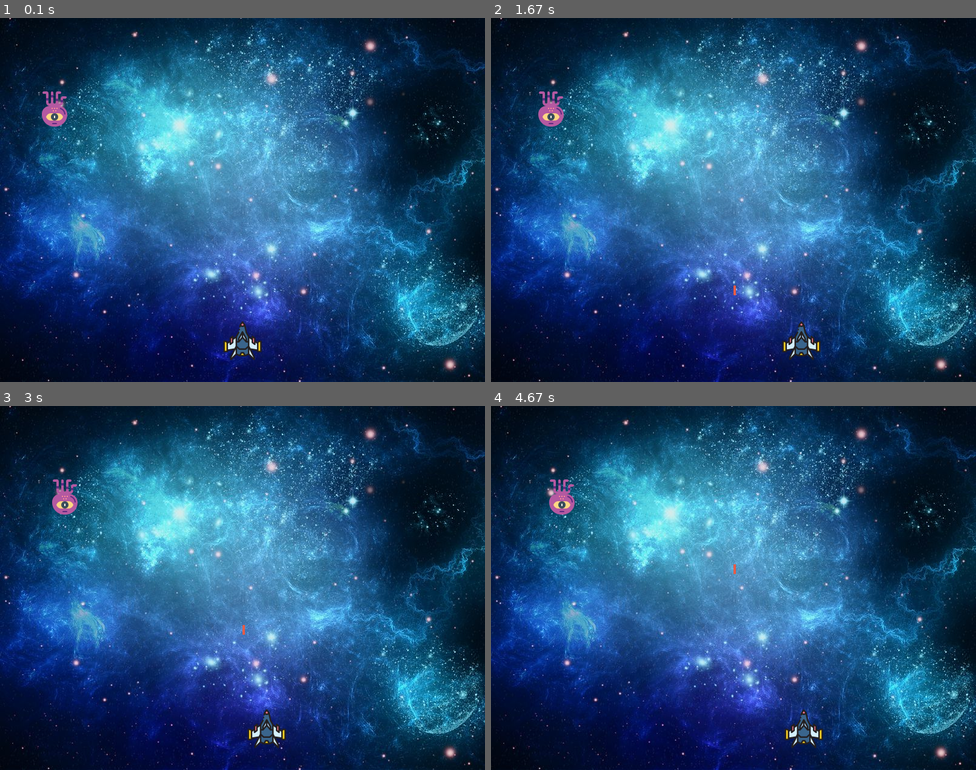
Above: before the commit, frames 1-4 (two rows, left to right).
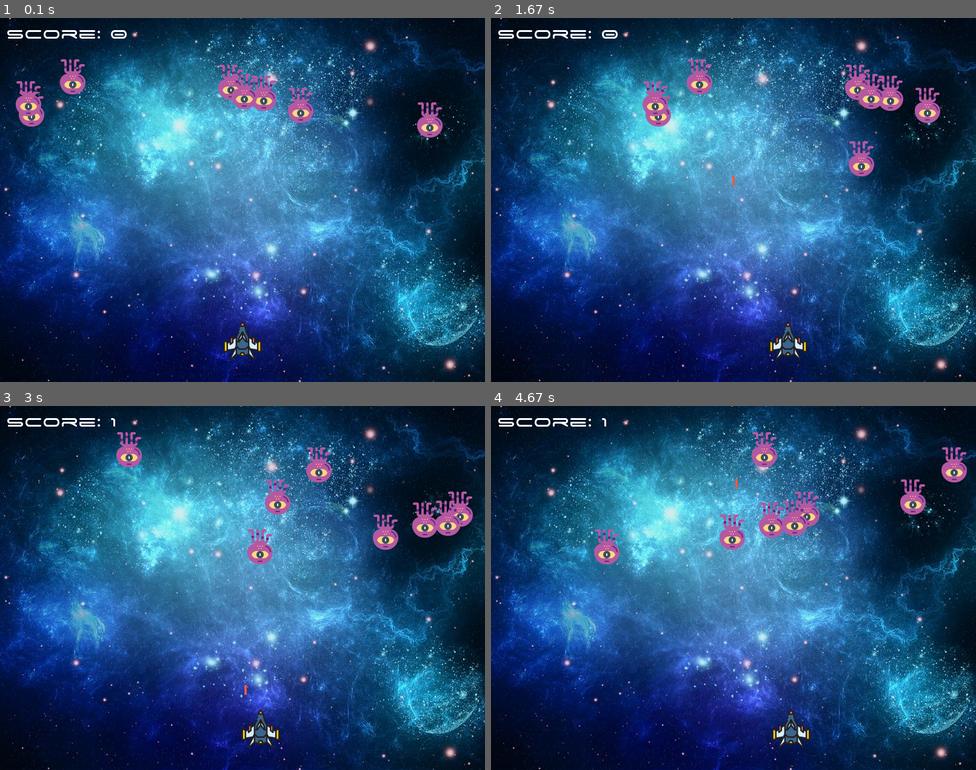
Above: after the commit, the same moments.

Repository: juljus/Liivakast
Game: pygame game, started from Mängud/Space_invaders/main.py
Same seed, same stepped clock (60 frames per second), same inputs: the game is played once before the commit and once after it.
Inputs:
- Up to frame 1 (0.1 s): no input
- Up to frame 2 (1.67 s): tap Space at 0.33, 0.73, 1.03, 1.23, 1.53 s; hold Right 0.67-1.13 s; hold Right 1.17-1.63 s
- Up to frame 3 (3 s): hold Left 1.67-2.2 s; tap Space at 1.73, 2.03, 2.3, 2.73 s; hold Left 2.23-2.63 s; hold Right from 2.67 s (still down)
- Up to frame 4 (4.67 s): tap Space at 3.03, 3.4, 3.7, 3.9, 4.2, 4.4 s; release Right at 3.3 s; hold Left 3.33-3.8 s; hold Right 3.83-4.3 s; hold Right from 4.33 s (still down)

The runs differ from the first frame. In frame 1, 3.1% of the frame differs, in the area x 1-92%, y 3-33%; in frame 2, 3.7%; in frame 3, 3.7%; in frame 4, 3.9%, in the area x 1-99%, y 3-94%.

Commit message:
Panen kõik sisse

Diff:
--- /dev/null
+++ b/Learning_python/Beginner_projects/Password generator.py
@@ -0,0 +1,28 @@
+import random
+
+PASSWORD_LENGTH = 9
+LETTERS = "qwertyuiopüõasdfghjklöäzxcvbnm"
+CAPITAL_LETTERS = "QWERTYUIOPÜÕASDFGHJKLÖÄZXCVBNM"
+
+
+def generate():
+    number_or_letter = 0
+    capital_or_not = 0
+    password = []
+    for value in range(PASSWORD_LENGTH):
+        number_or_letter = random.randint(1, 2)
+        if number_or_letter == 1:
+            password.append(random.randint(0, 9))
+
+        elif number_or_letter == 2:
+            capital_or_not = random.randint(1, 2)
+            if capital_or_not == 1:
+                password.append(random.choice(CAPITAL_LETTERS))
+
+            if capital_or_not == 2:
+                password.append(random.choice(LETTERS))
+
+    print(str(password))
+
+
+generate()
--- /dev/null
+++ b/Learning_python/Beginner_projects/Password validator.py
@@ -0,0 +1,14 @@
+RIGHT_PASSWORD = 2946
+
+
+def validate():
+    user_guess = input("Insert your password: ")
+    if user_guess == str(2946):
+        print("Right password!")
+
+    else:
+        print("Wrong password, try again!")
+        validate()
+
+
+validate()
--- /dev/null
+++ b/Learning_python/Beginner_projects/tic_tac_toe.py
@@ -0,0 +1,33 @@
+GAME_TABLE = "- - -\n- - -\n- - -"
+
+the_turn = 1
+
+
+#def draw_game_table():x
+    #print(GAME_TABLE)
+
+
+def user_input():
+    global the_turn
+    global GAME_TABLE
+    the_turn += 1
+    if the_turn % 2 == 0:
+        player_input = int(input("Mängija 1 kirjuta oma valik (1-9): ")) * 2
+        GAME_TABLE = GAME_TABLE[:player_input] + "x" + GAME_TABLE[player_input + 1:]
+
+    if the_turn % 2 == 1:
+        player_input = int(input("Mängija 2 kirjuta oma valik (1-9): ")) * 2
+        GAME_TABLE = GAME_TABLE[:player_input] + "o" + GAME_TABLE[player_input + 1:]
+
+
+draw_game_table()
+
+working = True
+while working:
+    try:
+        user_input()
+        draw_game_table()
+    except ValueError:
+        print("Invalid input")
+        draw_game_table()
+        the_turn -= 1
--- /dev/null
+++ b/Learning_python/Website/main.py
@@ -0,0 +1,22 @@
+from flask import Flask, redirect, url_for
+
+app = Flask(__name__)
+
+
+@app.route("/")
+def home():
+    return "Hello, this is the main page! <h1>HELLO<h1>"
+
+
+@app.route("/<name>")
+def user(name):
+    return f"Hello {name}!"
+
+
+@app.route("/admin")
+def admin():
+    return redirect(url_for("home"))
+
+
+if __name__ == "__main__":
+    app.run()
--- /dev/null
+++ b/Mängud/Learning_pygame/main.py
@@ -0,0 +1,203 @@
+# Importing additional command blocks
+import pygame
+import os
+
+pygame.font.init()
+pygame.mixer.init()
+
+# DEFINING ALL CONSTANTS
+# Making game window
+WIDTH, HEIGHT = 900, 500
+WIN = pygame.display.set_mode((WIDTH, HEIGHT))
+
+# Defining colors
+WHITE = (255, 255, 255)
+BLACK = (0, 0, 0)
+RED = (255, 0, 0)
+YELLOW = (255, 255, 0)
+
+BORDER = pygame.Rect(WIDTH // 2 - 5, 0, 10, HEIGHT)
+
+BULLET_HIT_SOUND= pygame.mixer.Sound(os.path.join("Assets", "Grenade+1.mp3"))
+BULLET_FIRE_SOUND = pygame.mixer.Sound(os.path.join("Assets", "Gun+Silencer.mp3"))
+
+HEALTH_FONT = pygame.font.SysFont("arial", 40)
+WINNER_FONT = pygame.font.SysFont("arial", 100)
+
+# Defining the FPS value of the main game loop
+FPS = 30
+
+# Speed of spaceships
+VEL = 10
+
+# Speed of bullets
+BULLET_VEL = 23
+
+# The max amount of bullets
+MAX_BULLETS = 3
+
+SPACESHIP_WIDTH, SPACESHIP_HEIGHT = 55, 40
+
+YELLOW_HIT = pygame.USEREVENT + 1
+RED_HIT = pygame.USEREVENT + 2
+
+SPACE = pygame.transform.scale(pygame.image.load(os.path.join("Assets", "space.png")), (WIDTH, HEIGHT))
+
+YELLOW_SPACESHIP_IMAGE = pygame.image.load(
+    os.path.join("Assets", "spaceship_yellow.png"))
+YELLOW_SPACESHIP = pygame.transform.rotate(pygame.transform.scale(
+    YELLOW_SPACESHIP_IMAGE, (SPACESHIP_WIDTH, SPACESHIP_HEIGHT)), 90)
+
+RED_SPACESHIP_IMAGE = pygame.image.load(
+    os.path.join("Assets", "spaceship_red.png"))
+RED_SPACESHIP = pygame.transform.rotate(pygame.transform.scale(
+    RED_SPACESHIP_IMAGE, (SPACESHIP_WIDTH, SPACESHIP_HEIGHT)), 270)
+
+# Making the top bar of the window to show the name of the game
+pygame.display.set_caption("Learning Game")
+
+
+# Defining functions for the main game loop
+def draw_window(red, yellow, red_bullets, yellow_bullets, red_health, yellow_health):
+    WIN.blit(SPACE, (0, 0))
+
+    pygame.draw.rect(WIN, BLACK, BORDER)
+
+    red_health_text = HEALTH_FONT.render("Health: " + str(red_health), 1, WHITE)
+    yellow_health_text = HEALTH_FONT.render("Health: " + str(yellow_health), 1, WHITE)
+    WIN.blit(red_health_text, (WIDTH - red_health_text.get_width() - 10, 10))
+    WIN.blit(yellow_health_text, (10, 10))
+
+    WIN.blit(YELLOW_SPACESHIP, (yellow.x, yellow.y))
+    WIN.blit(RED_SPACESHIP, (red.x, red.y))
+
+    for bullet in red_bullets:
+        pygame.draw.rect(WIN, RED, bullet)
+
+    for bullet in yellow_bullets:
+        pygame.draw.rect(WIN, YELLOW, bullet)
+
+    pygame.display.update()
+
+
+def yellow_handle_movement(keys_pressed, yellow):
+    if keys_pressed[pygame.K_a] and yellow.x - VEL >= 0:  # LEFT
+        yellow.x -= VEL
+
+    if keys_pressed[pygame.K_d] and yellow.x + VEL + yellow.width <= BORDER.x:  # RIGHT
+        yellow.x += VEL
+
+    if keys_pressed[pygame.K_w] and yellow.y - VEL > 0:  # UP
+        yellow.y -= VEL
+
+    if keys_pressed[pygame.K_s] and yellow.y + VEL + yellow.height < HEIGHT - 10:  # DOWN
+        yellow.y += VEL
+
+
+def red_handle_movement(keys_pressed, red):
+    if keys_pressed[pygame.K_LEFT] and red.x - VEL >= BORDER.x + BORDER.width + 7:  # LEFT
+        red.x -= VEL
+
+    if keys_pressed[pygame.K_RIGHT] and red.x + VEL + red.width <= WIDTH + 15:  # RIGHT
+        red.x += VEL
+
+    if keys_pressed[pygame.K_UP] and red.y - VEL > 0:  # UP
+        red.y -= VEL
+
+    if keys_pressed[pygame.K_DOWN] and red.y + VEL + red.height < HEIGHT - 10:  # DOWN
+        red.y += VEL
+
+
+def handle_bullets(yellow_bullets, red_bullets, yellow, red):
+    for bullet in yellow_bullets:
+        bullet.x += BULLET_VEL
+        if red.colliderect(bullet):
+            pygame.event.post(pygame.event.Event(RED_HIT))
+            yellow_bullets.remove(bullet)
+        elif bullet.x > WIDTH:
+            yellow_bullets.remove(bullet)
+
+    for bullet in red_bullets:
+        bullet.x -= BULLET_VEL
+        if yellow.colliderect(bullet):
+            pygame.event.post(pygame.event.Event(YELLOW_HIT))
+            red_bullets.remove(bullet)
+        elif bullet.x < 0:
+            red_bullets.remove(bullet)
+
+
+def draw_winner(text):
+    draw_text = WINNER_FONT.render(text, 1, WHITE)
+    WIN.blit(draw_text, (WIDTH / 2 - draw_text.get_width() / 2, HEIGHT // 2 - draw_text.get_height() / 2))
+    pygame.display.update()
+    pygame.time.delay(5000)
+
+
+# Main function which contains the main game loop
+def main():
+    red = pygame.Rect(700, 300, SPACESHIP_WIDTH, SPACESHIP_HEIGHT)
+    yellow = pygame.Rect(100, 300, SPACESHIP_WIDTH, SPACESHIP_HEIGHT)
+
+    red_bullets = []
+    yellow_bullets = []
+
+    red_health = 10
+    yellow_health = 10
+
+    clock = pygame.time.Clock()
+    run = True
+    while run:
+        clock.tick(FPS)
+        for event in pygame.event.get():
+
+            # Ends the main game loop when the "quit" button is pressed
+            if event.type == pygame.QUIT:
+                run = False
+
+                # Quits the window when the main game loop ends
+                pygame.quit()
+
+            if event.type == pygame.KEYDOWN:
+                if event.key == pygame.K_v and len(yellow_bullets) < MAX_BULLETS:
+                    bullet = pygame.Rect(yellow.x, yellow.y + yellow.height // 2 - 2, 10, 5)
+                    yellow_bullets.append(bullet)
+                    BULLET_FIRE_SOUND.play()
+
+                if event.key == pygame.K_m and len(red_bullets) < MAX_BULLETS:
+                    bullet = pygame.Rect(red.x + red.width, red.y + red.height // 2 - 2, 10, 5)
+                    red_bullets.append(bullet)
+                    BULLET_FIRE_SOUND.play()
+
+            if event.type == RED_HIT:
+                red_health -= 1
+                BULLET_HIT_SOUND.play()
+
+            if event.type == YELLOW_HIT:
+                yellow_health -= 1
+                BULLET_HIT_SOUND.play()
+
+        winner_text = ""
+        if red_health <= 0:
+            winner_text = "Yellow wins!"
+
+        if yellow_health <= 0:
+            winner_text = "Red wins!"
+
+        if winner_text != "":
+            draw_winner(winner_text)
+            break
+
+        keys_pressed = pygame.key.get_pressed()
+        yellow_handle_movement(keys_pressed, yellow)
+        red_handle_movement(keys_pressed, red)
+
+        handle_bullets(yellow_bullets, red_bullets, yellow, red)
+
+        draw_window(red, yellow, red_bullets, yellow_bullets, red_health, yellow_health)
+
+    main()
+
+
+# Only lets the main game loop to run when the file is played directly
+if __name__ == "__main__":
+    main()
--- /dev/null
+++ b/Mängud/Snake_game/main.py
@@ -0,0 +1,145 @@
+import math
+import random
+import pygame
+import tkinter as tk
+from tkinter import messagebox
+
+
+# Classes
+class Cube(object):
+    rows = 0
+    w = 0
+
+    def __init__(self, start, dirnx=1, dirny=0, color=(255, 0, 0)):
+        self.start = start
+
+    def move(self, dirnx, dirny):
+        pass
+
+    def draw(self, surface, eyes=False):
+        pass
+
+
+class Snake(object):
+    body = []
+    turns = {}
+
+    def __init__(self, color, pos):
+        self.color = color
+        self.head = cube(pos)
+        self.body.append(self.head)
+        self.dirnx = 0
+        self.dirny = 1
+
+    def move(self):
+        for event in pygame.event.get():
+            if event.type == pygame.QUIT:
+                pygame.quit()
+
+            keys = pygame.key.get_pressed()
+
+            for key in keys:
+                if keys[pygame.K_LEFT]:
+                    self.dirnx = -1
+                    self.dirny = 0
+                    self.turns[self.head.pos[:]] = [self.dirnx, self.dirny]
+
+                elif keys[pygame.K_RIGHT]:
+                    self.dirnx = 1
+                    self.dirny = 0
+                    self.turns[self.head.pos[:]] = [self.dirnx, self.dirny]
+
+                elif keys[pygame.K_UP]:
+                    self.dirnx = 0
+                    self.dirny = -1
+                    self.turns[self.head.pos[:]] = [self.dirnx, self.dirny]
+
+                elif keys[pygame.K_DOWN]:
+                    self.dirnx = 0
+                    self.dirny = 1
+                    self.turns[self.head.pos[:]] = [self.dirnx, self.dirny]
+
+        for i, c in enumerate(self.body):
+            p = c.pos[:]
+            if p in self.turns:
+                turn = self.turns[p]
+                c.move(turn[0], turn[1])
+                if i == len(self.body)-1:
+                    self.turns.pop(p)
+            else:
+                if c.dirnx == -1 and c.pos[0] <= 0: c.pos = (c.rows - 1, c.pos[1])
+                elif c.dirnx == 1 and c.pos[0] >= c.rows - 1: c.pos = (0, c.pos[1])
+                elif c.dirny == 1 and c.pos[1] >= c.rows - 1: c.pos = (c.pos[0], 0)
+                elif c.dirny == -1 and c.pos[1] <= 0: c.pos = (c.pos[0], c.rows - 1)
+                else: c.move(c.dirnx, c.dirny)
+
+    def reset(self, pos):
+        pass
+
+    def add_cube(self):
+        pass
+
+    def draw(self, surface):
+        for i, c in enumerate(self.body):
+            if i == 0:
+                c.draw(surface, True)
+            else:
+                c.draw(surface)
+
+
+# Functions
+def draw_grid(w, rows, surface):
+    size_btwn = w // rows
+
+    x = 0
+    y = 0
+    for l in range(rows):
+        x = x + size_btwn
+        y = y + size_btwn
+
+        pygame.draw.line(surface, (255, 255, 255), (x, 0), (x, w))
+        pygame.draw.line(surface, (255, 255, 255), (0, y), (w, y))
+
+
+def redraw_window(surface):
+    global rows, width, s
+    surface.fill((0, 0, 0))
+    s.draw(surface)
+    draw_grid(width, rows, surface)
+    pygame.display.update()
+
+
+def random_snack(rows, items):
+    pass
+
+
+def message_box(subject, content):
+    pass
+
+
+def main():
+    global width, rows, s
+    width = 500
+    rows = 20
+    win = pygame.display.set_mode((width, width))
+    #s = snake((255, 0, 0), (10, 10))
+    flag = True
+
+    clock = pygame.time.Clock()
+
+    while flag:
+        pygame.time.delay(50)
+        clock.tick(10)
+        redraw_window(win)
+
+    pass
+
+
+rows = 0
+w = 0
+h = 0
+
+cube.rows = rows
+cube.w = w
+
+main()
--- a/Mängud/Snake_game/snake.py
+++ /dev/null
@@ -1,9 +0,0 @@
-import pygame
-
-
-def main():
-    width = 500
-    height = 500
-    rows = 20
-    win = pygame.display.set_mode((width, height))
-    s = snake((255, 0, 0), (10, 10))
--- a/Mängud/Space_invaders/main.py
+++ b/Mängud/Space_invaders/main.py
@@ -21,46 +21,75 @@
 playerX_change = 0
 
 # enemy
-enemyImg = pygame.image.load("enemy.png")
-enemyX = random.randint(50, 750)
-enemyY = random.randint(25, 150)
-enemyX_change = 0.1
-enemyY_change = 64
+enemyImg = []
+enemyX = []
+enemyY = []
+enemyX_change = []
+enemyY_change = []
+num_of_enemies = 8
+
+for counter in range(num_of_enemies):
+    enemyImg.append(pygame.image.load("enemy.png"))
+    enemyX.append(random.randint(6, 730))
+    enemyY.append(random.randint(25, 150))
+    enemyX_change.append(7)
+    enemyY_change.append(64)
 
 # bullet
-bulletImg = pygame.image.load("lazer_bullet.png")
+bulletImg = pygame.image.load("laser_bullet.png")
 bulletX = 0
 bulletY = 500
 bulletX_change = 2
-bulletY_change = 1
+bulletY_change = 10
 bullet_state = "ready"
 
-score = 0
+# score
+score_value = 0
+font = pygame.font.Font("space age.ttf", 32)
+
+textX = 10
+textY = 10
+
+# game over text
+over_font = pygame.font.Font("space age.ttf", 64)
+
+
+def show_score(x, y):
+    score = font.render("Score: " + str(score_value), True, (255, 255, 255))
+    screen.blit(score, (x, y))
+
+
+def game_over_text():
+    over_text = over_font.render("Game Over", True, (255, 255, 255))
+    screen.blit(over_text, (175, 250))
+
 
 def player(x, y):
     screen.blit(playerImg, (x, y))
 
 
-def enemy(x, y):
-    screen.blit(enemyImg, (x, y))
+def enemy(x, y, i):
+    screen.blit(enemyImg[i], (x, y))
 
 
 def fire_bullet(x, y):
     global bullet_state
     bullet_state = "fire"
-    screen.blit(bulletImg, (x + 32, y + 20))
+    screen.blit(bulletImg, (x + 30, y + 20))
 
 
-def is_collision(enemyX, enemyY, bulletX, bulletY):
-    distance = math.sqrt((math.pow(enemyX - bulletX, 2)) + (math.pow(enemyY - bulletY, 2)))
+def is_collision(enemy_x, enemy_y, bullet_x, bullet_y):
+    distance = math.sqrt((math.pow(enemy_x - bullet_x, 2)) + (math.pow(enemy_y - bullet_y, 2)))
     if distance < 27:
         return True
     else:
         return False
 
+
 # game loop
 running = True
 while running:
+    pygame.time.delay(50)
 
     # RGB = Red, Green, Blue (up to 255 for each value)
     screen.fill((255, 255, 255))
@@ -75,11 +104,11 @@
         # controlling the spaceship
         if event.type == pygame.KEYDOWN:
             if event.key == pygame.K_LEFT:
-                playerX_change = -2
+                playerX_change = -5
             if event.key == pygame.K_RIGHT:
-                playerX_change = 2
+                playerX_change = 5
             if event.key == pygame.K_SPACE:
-                if bullet_state is "ready":
+                if bullet_state == "ready":
                     bulletX = playerX
                     fire_bullet(bulletX, bulletY)
                 else:
@@ -97,33 +126,42 @@
         playerX = 736
 
     # enemy movement
-    enemyX += enemyX_change
+    for ix in range(num_of_enemies):
 
-    if enemyX <= 0:
-        enemyY += enemyY_change
-        enemyX_change = 1.5
-    elif enemyX >= 736:
-        enemyY += enemyY_change
-        enemyX_change = -1.5
+        # game over
+        if enemyY[ix] > 440:
+            for j in range(num_of_enemies):
+                enemyY[j] = 2000
+            game_over_text()
+            break
+
+        enemyX[ix] += enemyX_change[ix]
+        if enemyX[ix] <= 0:
+            enemyY[ix] += enemyY_change[ix]
+            enemyX_change[ix] = 7
+        elif enemyX[ix] >= 736:
+            enemyY[ix] += enemyY_change[ix]
+            enemyX_change[ix] = -7
+
+        # collision
+        collision = is_collision(enemyX[ix], enemyY[ix], bulletX, bulletY)
+        if collision:
+            bulletY = 480
+            bullet_state = "ready"
+            score_value += 1
+            enemyX[ix] = random.randint(6, 730)
+            enemyY[ix] = random.randint(25, 150)
+
+        enemy(enemyX[ix], enemyY[ix], ix)
 
     # bullet movement
-
     if bulletY <= 0:
         bulletY = 480
         bullet_state = "ready"
-    if bullet_state is "fire":
+    if bullet_state == "fire":
         fire_bullet(bulletX, bulletY)
         bulletY -= bulletY_change
 
-    # collision
-    collision = is_collision(enemyX, enemyY, bulletX, bulletY)
-    if collision:
-        bulletY = 480
-        bullet_state = "ready"
-        score += 1
-        print(score)
-
     player(playerX, playerY)
-    enemy(enemyX, enemyY)
-
+    show_score(textX, textY)
     pygame.display.update()
--- /dev/null
+++ b/Mängud/connect_4/main.py
@@ -0,0 +1,38 @@
+import numpy as np
+
+
+def create_board():
+    board = np.zeros((6, 7))
+    return board
+
+
+def drop_piece():
+    pass
+
+
+def is_valid_location():
+    pass
+
+
+def get_next_open_row():
+    pass
+
+
+board = create_board()
+print(board)
+
+board = create_board()
+game_over = False
+turn = 0
+
+while not game_over:
+    # Ask for Player 1 input
+    if turn == 0:
+        selection = int(input("Player 1 make your Selection (0-6): "))
+
+    # Ask for Player 2 input
+    else:
+        selection = int(input("Player 2 make your Selection (0-6): "))
+
+    turn += 1
+    turn = turn % 2
--- /dev/null
+++ b/Tööriistad/Colors_for_pygame.py
@@ -0,0 +1,5 @@
+WHITE = (255, 255, 255)
+BLACK = (0, 0, 0)
+RED = (255, 0, 0)
+GREEN = (0, 255, 0)
+BLUE = (0, 0, 255)
Empty file added: Learning_python/Trips_traps_trull/main.py
Binary file added: Mängud/Learning_pygame/Assets/spaceship_red.png
Binary file added: Mängud/Learning_pygame/Assets/spaceship_yellow.png
Renamed: Mängud/Space_invaders/lazer_bullet.png -> Mängud/Space_invaders/laser_bullet.png
Binary file added: Mängud/Space_invaders/space age.ttf
Not shown, changed: README.md
Not shown, added: Mängud/Learning_pygame/Assets/Grenade+1.mp3
Not shown, added: Mängud/Learning_pygame/Assets/Gun+Silencer.mp3
Not shown, added: Mängud/Learning_pygame/Assets/space.png
